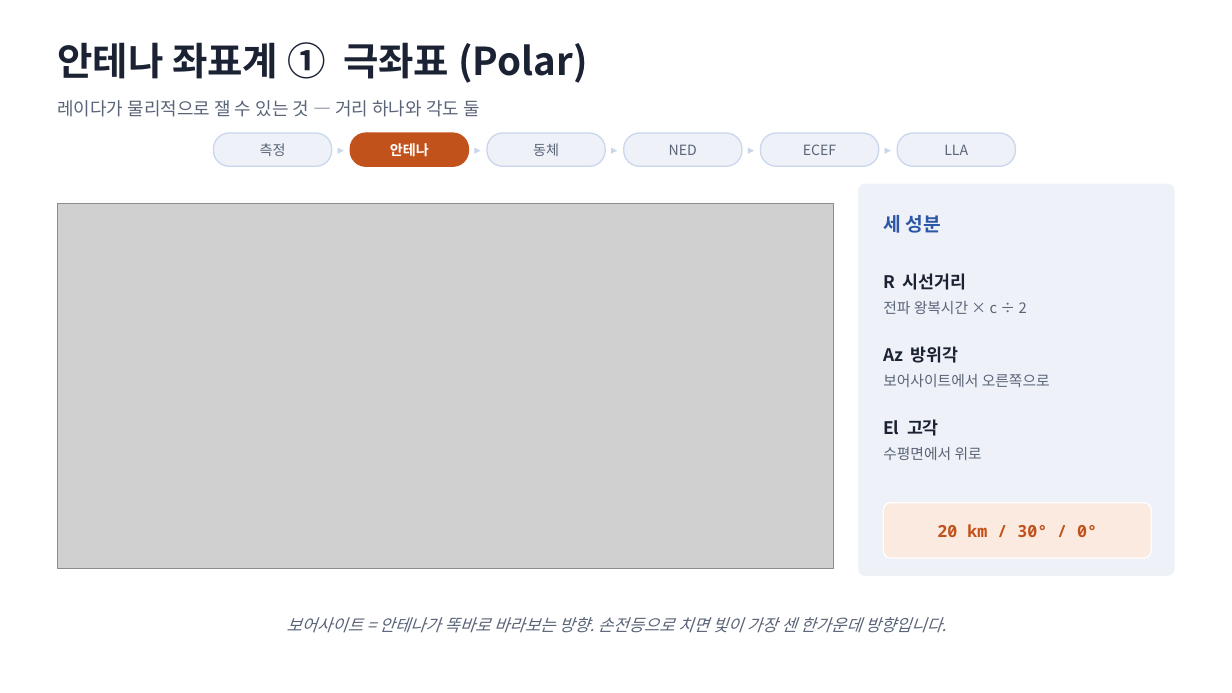
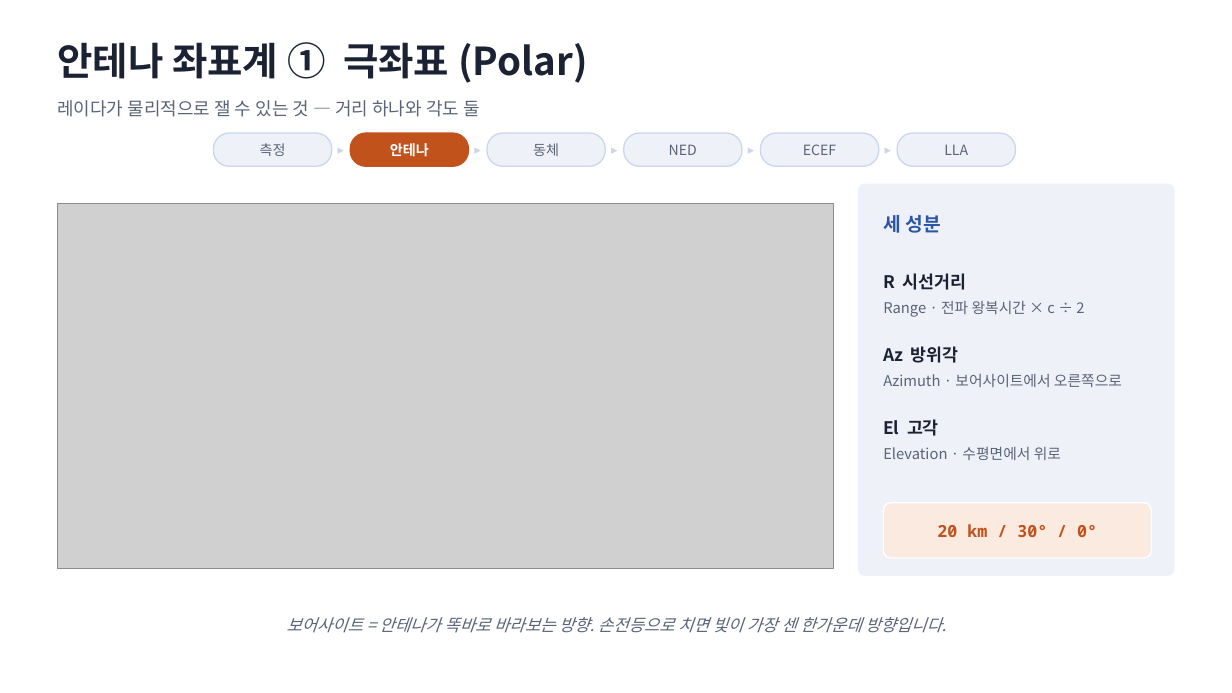
Before and after one commit to harley-hwan/IpcProc, a slide deck: slide 10 of Part2_CoordFrames/ref/산출물/Chapter2_coordinate_systems.pptx. Drawn at 1232x693 pixels with LibreOffice and Linux fonts; fonts in the diff are those of the drawing; grey boxes stand for pictures. Boxes give left, top, right and bottom in pixels: in the first picture for what was removed or moved away, otherwise in the second. Text is boxed around its words. In the diff, an @@ line names an element or a change of style, - is before the commit and + after.

Commit message:
Chapter2: 영어 약어를 정의하는 장에서 풀어쓰기, R/Az/El 설명 추가

```diff
--- a/Part2_CoordFrames/ref/산출물/Chapter2_coordinate_systems.pptx
+++ b/Part2_CoordFrames/ref/산출물/Chapter2_coordinate_systems.pptx
@@ text at (883,301,1084,317): text changed @@
-전파 왕복시간 × c ÷ 2
+Range · 전파 왕복시간 × c ÷ 2
@@ text at (883,374,1122,387): text changed @@
-보어사이트에서 오른쪽으로
+Azimuth · 보어사이트에서 오른쪽으로
@@ text at (883,447,1061,460): text changed @@
-수평면에서 위로
+Elevation · 수평면에서 위로
```
Also in this commit, not shown: 8 other slides changed, 7 other files.
